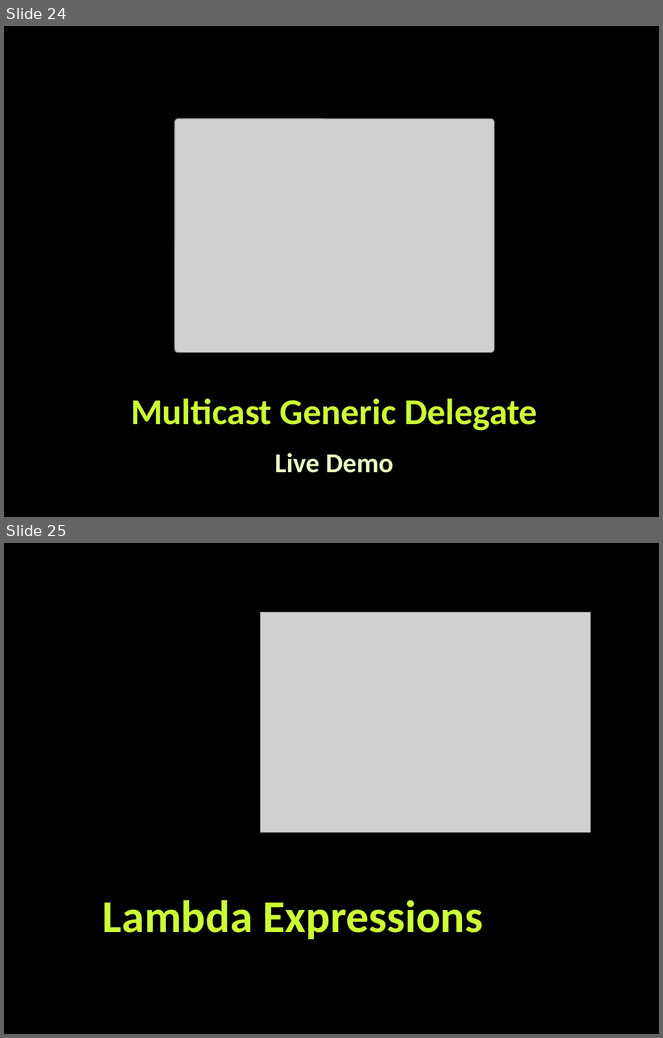
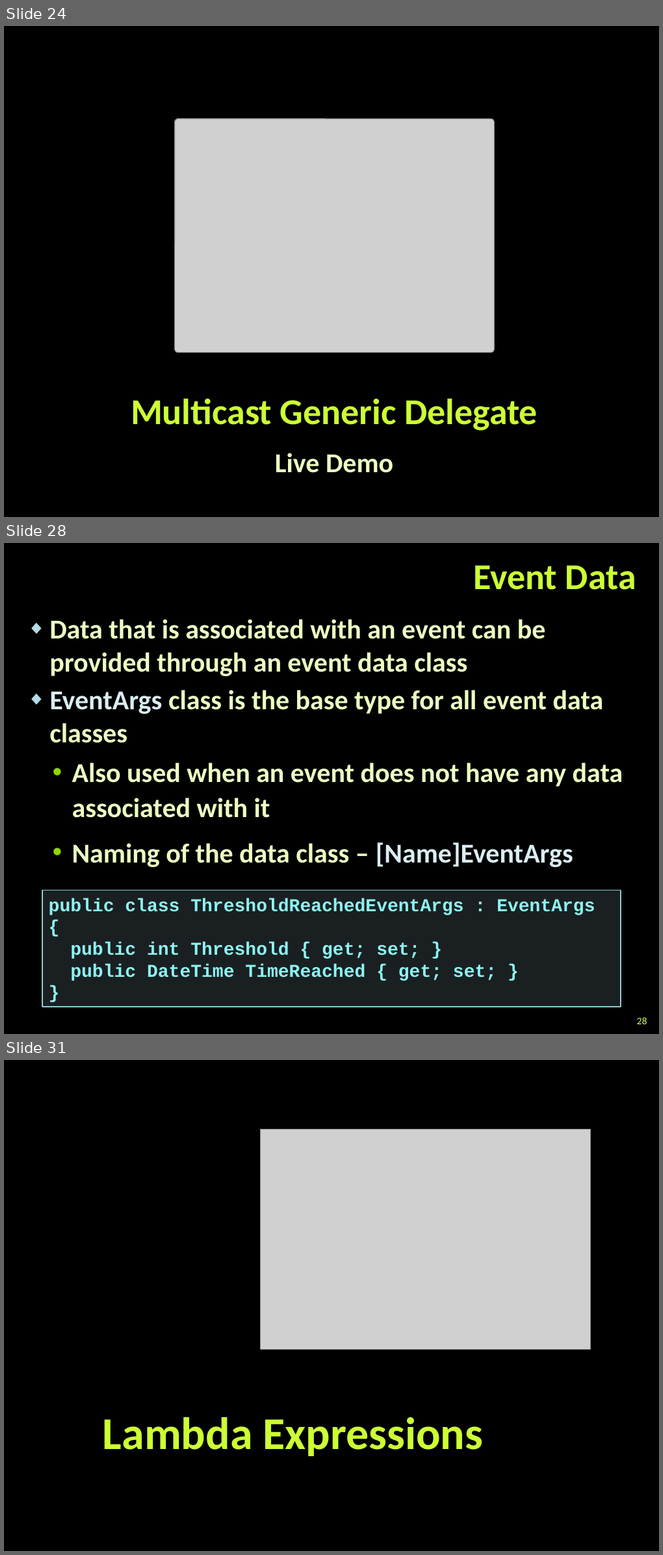
Before and after one commit to tddold/Telerik-Academy, a slide deck: Programming with C#/3. C# OOP/Presentations/Extension-Methods-Delegates-Lambda-LINQ.pptx. Shown one above the other, each under a label of ours: slides 24 and 25 before the commit, slides 24, 28 and 31 after it; the slides between them are not shown. The pictures are 663x1038 and 663x1555 pixels, drawn with LibreOffice and Linux fonts; fonts in the diff are those of the drawing; grey boxes stand for pictures; background and template pictures are left out. Boxes give left, top, right and bottom in pixels: in the first picture for what was removed or moved away, otherwise in the second. Text is boxed around its words. In the diff, an @@ line names an element or a change of style, - is before the commit and + after.

```diff
--- a/Programming with C#/3. C# OOP/Presentations/Extension-Methods-Delegates-Lambda-LINQ.pptx
+++ b/Programming with C#/3. C# OOP/Presentations/Extension-Methods-Delegates-Lambda-LINQ.pptx
@@ slide 28 added at bbox=[4, 543, 659, 1034], background picture (left out) @@
@@ title added at bbox=[474, 565, 636, 590], 40 pt, text #CCFF33, bold @@
+Event Data
@@ text added at bbox=[50, 619, 623, 867], 30 pt, text #EBFFC2, bold @@
+◆ Data that is associated with an event can be provided through an event data class
+◆ EventArgs class is the base type for all event data classes
+  • Also used when an event does not have any data associated with it
+  • Naming of the data class – [Name]EventArgs
@@ text added at bbox=[42, 890, 621, 1007], fill #B5DBE5 at 15% opacity, outline #90CAD7 1 pt, 20 pt, text #8CF4F2, bold @@
+public class ThresholdReachedEventArgs : EventArgs
+{
+public int Threshold { get; set; }
+public DateTime TimeReached { get; set; }
+}
@@ page number added at bbox=[637, 1017, 648, 1025], 11 pt, text #CCFF66 @@
+28
@@ what was slide 25 is now slide 31 @@
```
Also in this commit, not shown: 13 slides changed, 5 other slides added, 6 slides removed, 12 other files.
